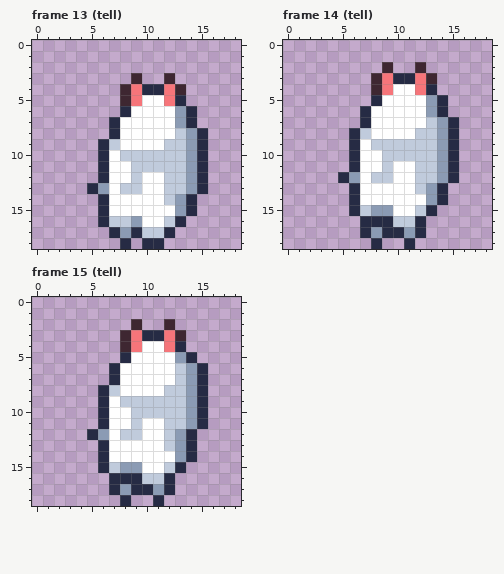
Two versions of one pixel-art file, art/minis/dog-duchess@50.aseprite. Above, as it was before the edit.
19x19 pixels, 24 frames. Shown: frame 13 (tell), frame 14 (tell), frame 15 (tell). The commit also changed other frames, which this record leaves out.
And afterwards:
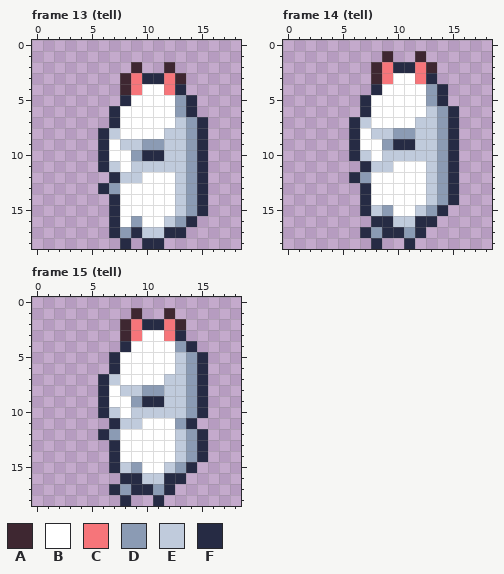
Palette (. is transparent): A #3e2731  B #ffffff  C #f6757a  D #8b9bb4  E #c0cbdc  F #262b44
Diff:
Changed rows in their new state; - is an unchanged pixel.
Frame 13 (tell):
first column x 5:
 2 ----A--A---
 3 ---ACFFCA--
 4 -----BB-F--
 5 ---FB--BDF-
 6 --FB-------
 7 --------EDF
 8 -FE----E---
 9 --BEEDD----
10 ---BDFF----
11 --E--------
12 -.FE---B---
13 .FDBB--B---
14 -.F----BEDF
15 -.F-----EDF
16 -.FB----DF-
17 --------F--
Frame 14 (tell):
first column x 5:
 1 ----A--A---
 2 ---ACFFCA--
 3 -----BB-F--
 4 ---FB--BDF-
 5 --FB-------
 6 --------EDF
 7 -FE----E---
 8 --BEEDD----
 9 ---BDFF----
10 --E--------
11 -.FE---B---
12 .FDBB--B---
13 -.F----BEDF
14 -.F-----EDF
15 -.FE----DF-
16 --.-----F--
Frame 15 (tell):
first column x 5:
 1 ----A--A---
 2 ---ACFFCA--
 3 -----BB-F--
 4 ---FB--BDF-
 5 --FB----EDF
 7 -FE----E---
 8 --BEEDD----
 9 ---BDFF----
10 --E--------
11 -.FE---BDF.
12 .FDBB--BEDF
13 -.F----BEDF
14 -.F-----EDF
15 -.FE----DF-
16 --.-----F--
Changed places in both pictures, as pixel boxes (x1, y1, x2, y2):
changed: (87, 62, 208, 238)
changed: (338, 51, 459, 227)
changed: (87, 308, 208, 484)
